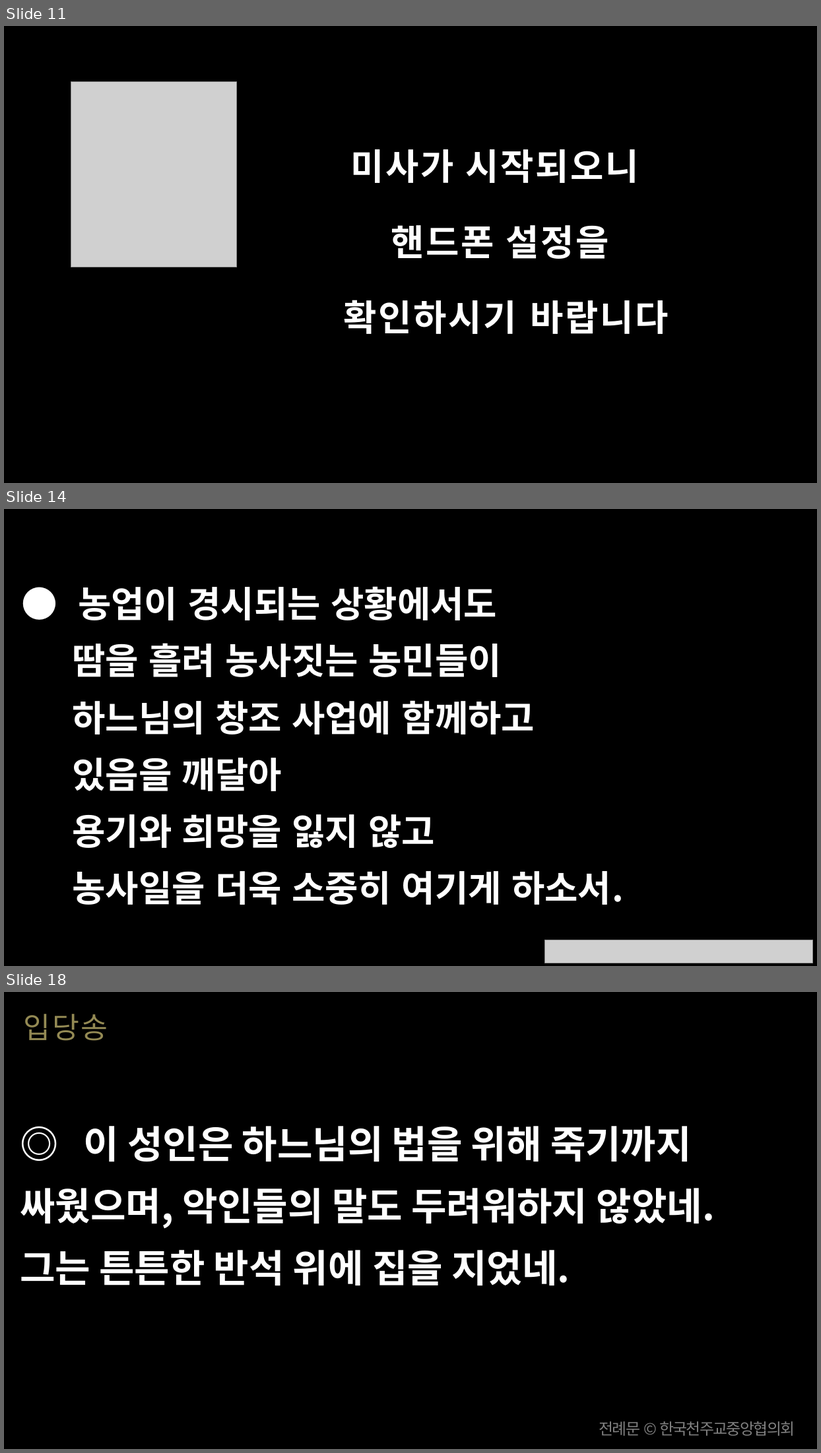
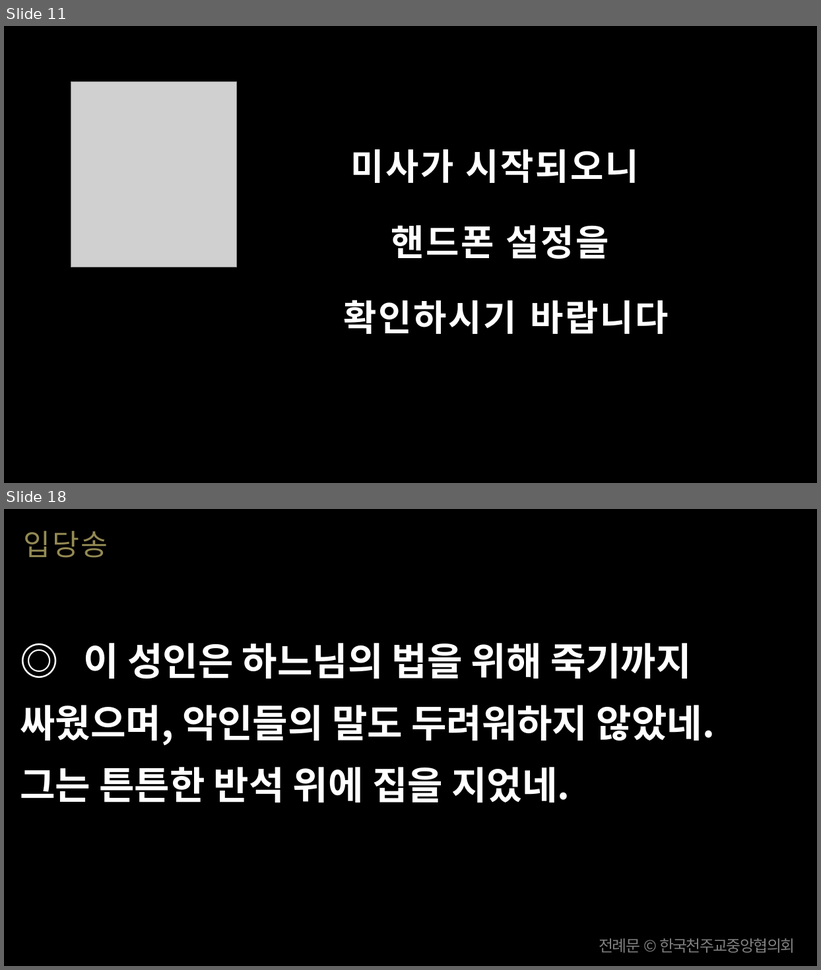
Before and after one commit to scottpark/missa_ppt, a slide deck: output/20260705/20260705_한국 성직자들의 수호자 성 김대건 안드레아 사제 순교자 - 신심 미사.pptx. Shown one above the other, each under a label of ours: slides 11, 14 and 18 before the commit, slides 11 and 18 after it; the slides between them are not shown. The pictures are 821x1453 and 821x970 pixels, drawn with LibreOffice and Linux fonts; fonts in the diff are those of the drawing; grey boxes stand for pictures. Boxes give left, top, right and bottom in pixels: in the first picture for what was removed or moved away, otherwise in the second. Text is boxed around its words. In the diff, an @@ line names an element or a change of style, - is before the commit and + after.

```diff
--- a/output/20260705/20260705_한국 성직자들의 수호자 성 김대건 안드레아 사제 순교자 - 신심 미사.pptx
+++ b/output/20260705/20260705_한국 성직자들의 수호자 성 김대건 안드레아 사제 순교자 - 신심 미사.pptx
@@ slide 14 removed at <box>4,509,817,966</box>, background #000000 @@
@@ text removed at <box>72,586,624,905</box> @@
-● 농업이 경시되는 상황에서도
-땀을 흘려 농사짓는 농민들이
-하느님의 창조 사업에 함께하고
-있음을 깨달아
-용기와 희망을 잃지 않고
-농사일을 더욱 소중히 여기게 하소서.
@@ picture removed at <box>545,941,813,964</box> @@
```
Also in this commit, not shown: 4 slides added, 3 other slides removed, 13 other files.
